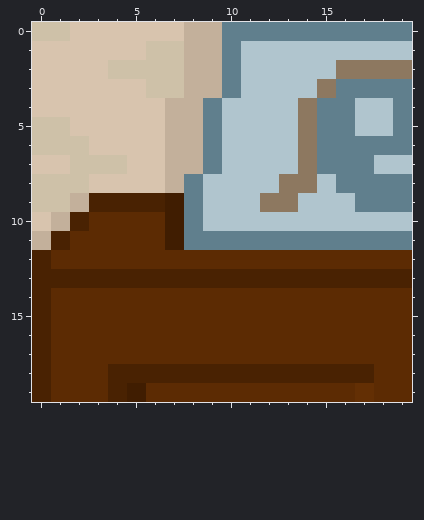
Two versions of one pixel-art sprite, resources/images/tiles/cabinet-top-01.png. That is the earlier state.
The file is 20x20 pixels.
New version:
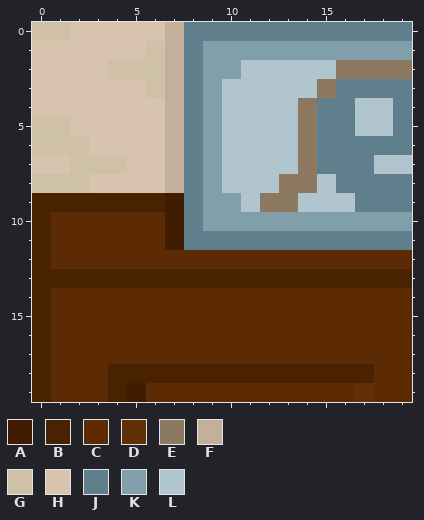
Palette (. is transparent): A #401d01  B #492202  C #5c2b03  D #632f04  E #8d7860  F #c3b09b  G #cec1a8  H #d8c4ae  J #607f8d  K #819eab  L #b0c5ce
What changed:
@@ x 0..19 @@
- 0 GGHHHHHHFFJJJJJJJJJJ
- 1 HHHHHHGGFFJLLLLLLLLL
- 2 HHHHGGGGFFJLLLLLEEEE
- 3 HHHHHHGGFFJLLLLEJJJJ
- 4 HHHHHHHFFJLLLLEJJLLJ
- 5 GGHHHHHFFJLLLLEJJLLJ
- 6 GGGHHHHFFJLLLLEJJJJJ
- 7 HHGGGHHFFJLLLLEJJJLL
- 8 GGGHHHHFJLLLLEELJJJJ
- 9 GGFBBBBAJLLLEELLLJJJ
-10 HFBCCCCAJLLLLLLLLLLL
-11 FBCCCCCAJJJJJJJJJJJJ
+ 0 GGHHHHHFJJJJJJJJJJJJ
+ 1 HHHHHHGFJKKKKKKKKKKK
+ 2 HHHHGGGFJKKLLLLLEEEE
+ 3 HHHHHHGFJKLLLLLEJJJJ
+ 4 HHHHHHHFJKLLLLEJJLLJ
+ 5 GGHHHHHFJKLLLLEJJLLJ
+ 6 GGGHHHHFJKLLLLEJJJJJ
+ 7 HHGGGHHFJKLLLLEJJJLL
+ 8 GGGHHHHFJKLLLEELJJJJ
+ 9 BBBBBBBAJKKLEELLLJJJ
+10 BCCCCCCAJKKKKKKKKKKK
+11 BCCCCCCAJJJJJJJJJJJJ
 12 BCCCCCCCCCCCCCCCCCCC
Pixel boxes of the changes (left, top, right, bottom) in both pictures:
changed: (165, 22, 412, 231)
changed: (32, 193, 89, 250)
